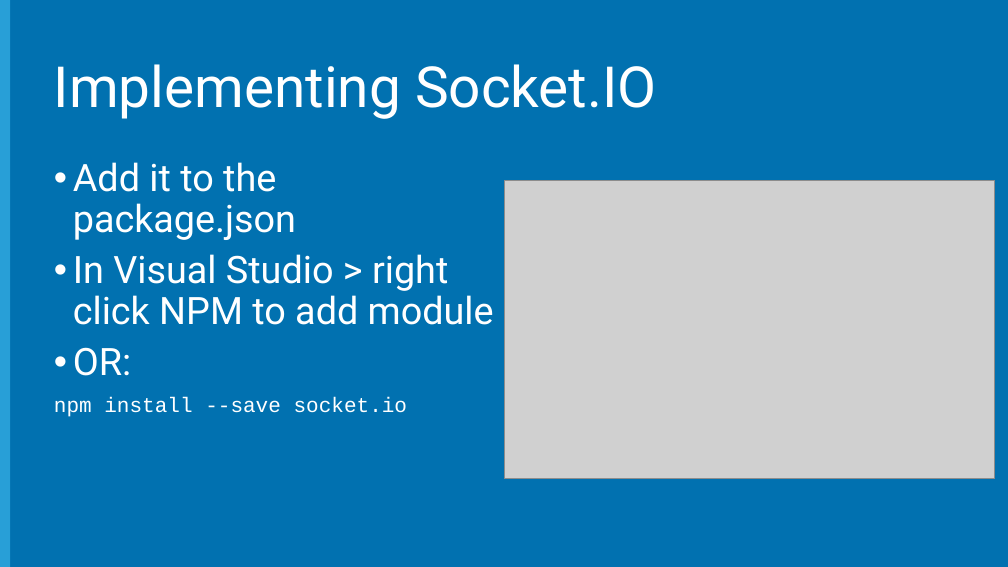
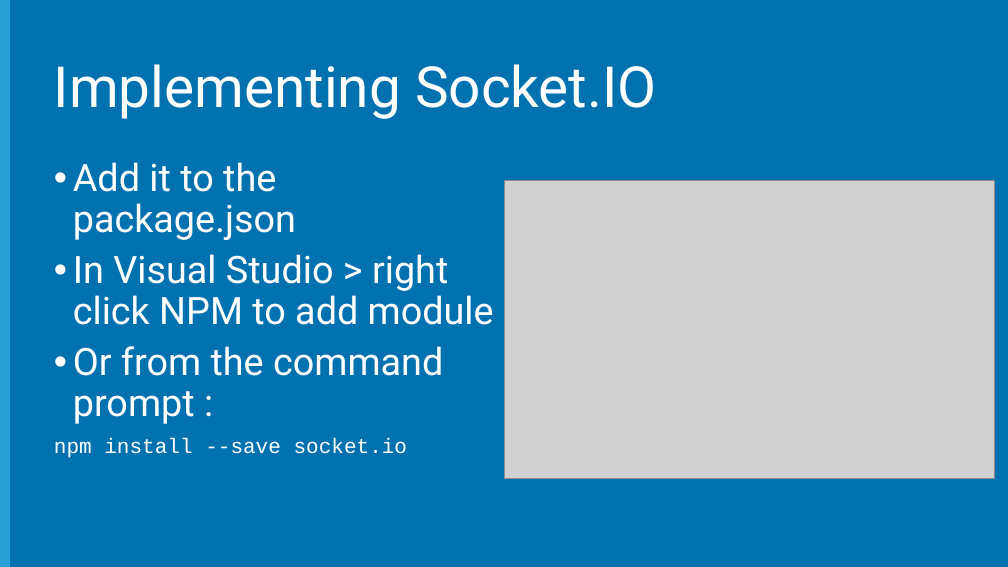
Before and after one commit to Microsoft-Web/NodeCamp, a slide deck: slide 7 of Presentation/BuildingTheBackend/BuildingTheBackend.pptx. Drawn at 1008x567 pixels with LibreOffice and Linux fonts; fonts in the diff are those of the drawing; grey boxes stand for pictures; background and template pictures are left out. Boxes give left, top, right and bottom in pixels: in the first picture for what was removed or moved away, otherwise in the second. Text is boxed around its words. In the diff, an @@ line names an element or a change of style, - is before the commit and + after.

```diff
--- a/Presentation/BuildingTheBackend/BuildingTheBackend.pptx
+++ b/Presentation/BuildingTheBackend/BuildingTheBackend.pptx
@@ text at bbox=[73, 346, 443, 424]: text changed @@
-• OR:
+• Or from the command prompt :
```
Also in this commit, not shown: 6 other slides changed, 1 slide added, 1 slide removed, 6 other files.
